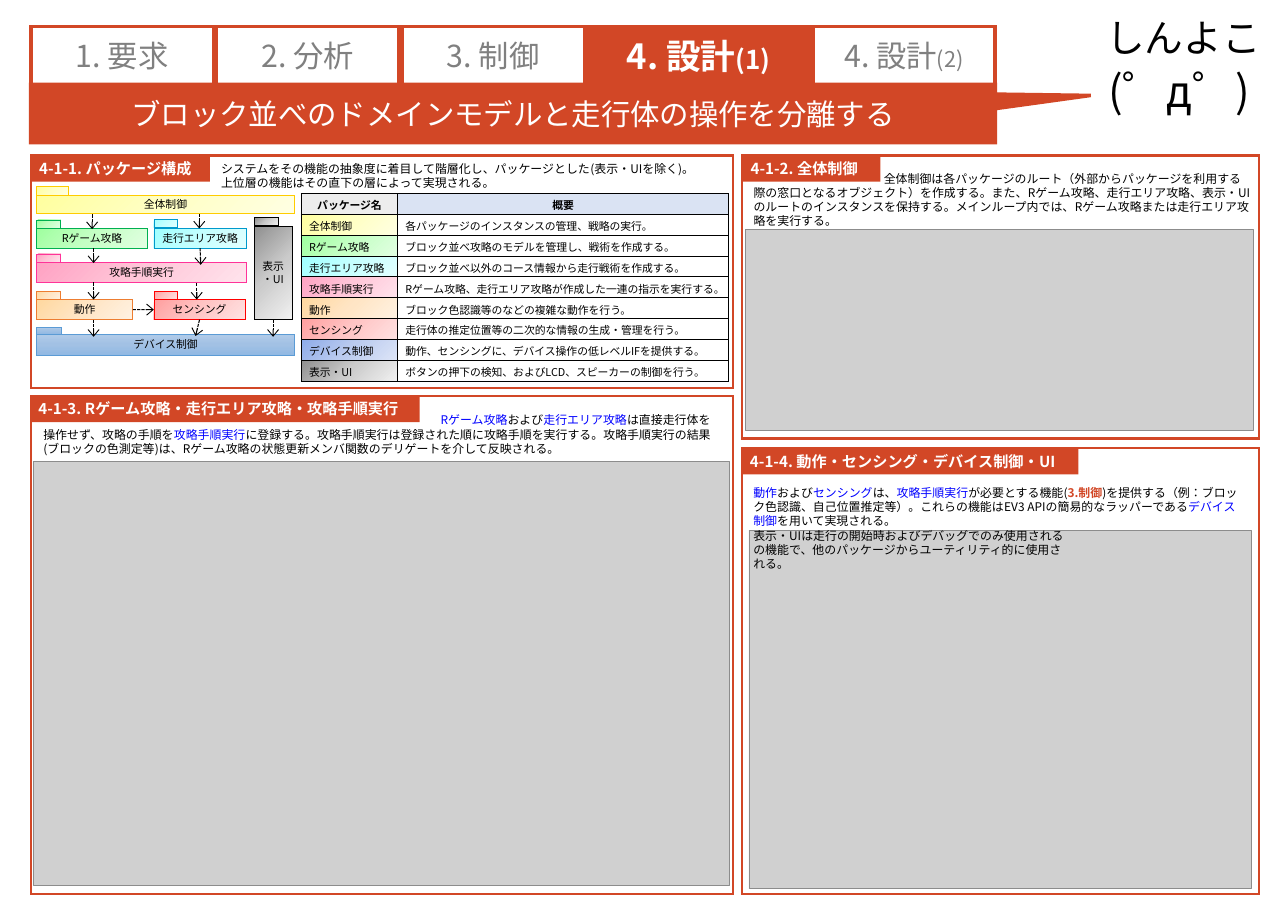
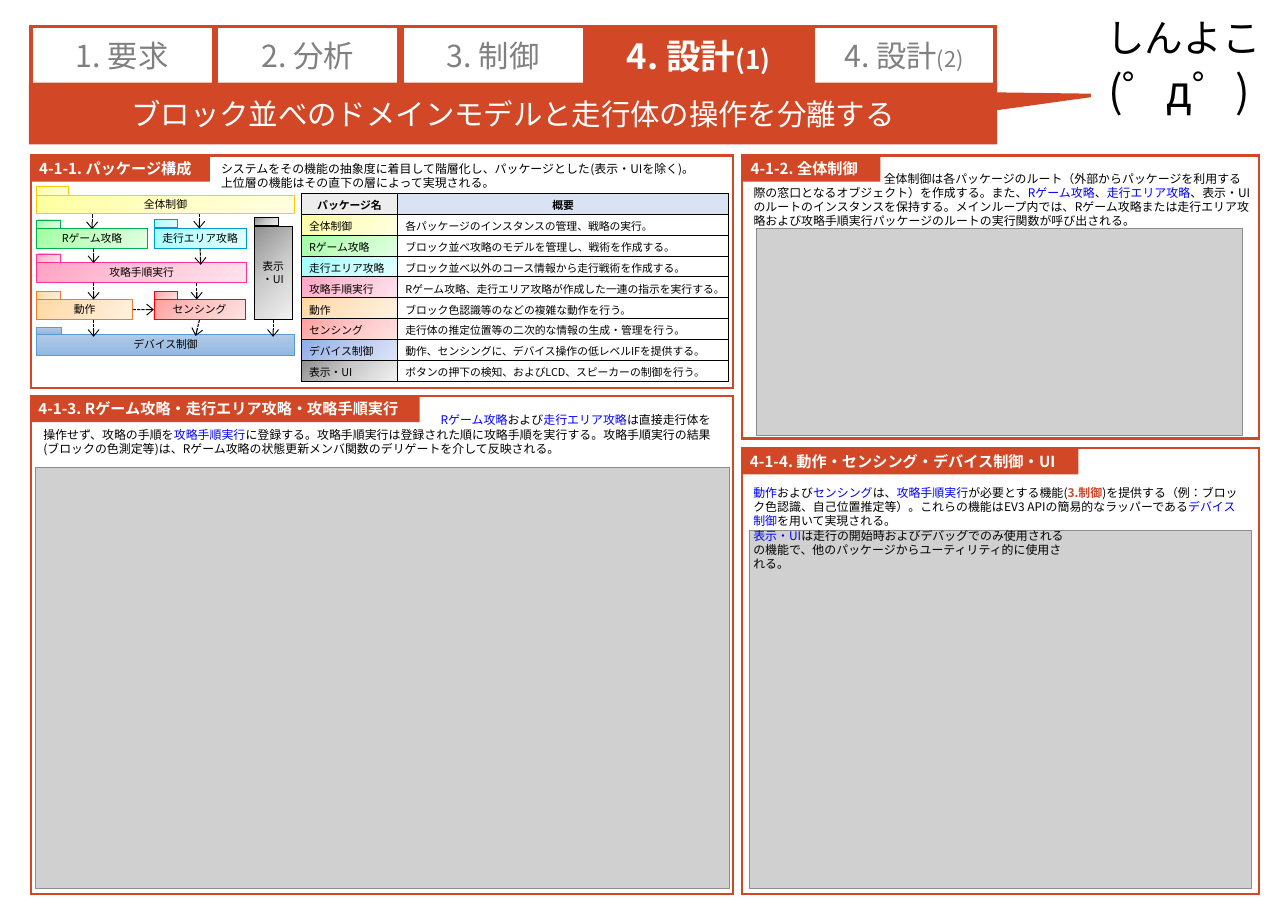
Before and after one commit to RITS-ETrobo/Yokohama, a slide deck: slide 1 of design/2016/models/4_design_model.pptx. Drawn at 1288x911 pixels with LibreOffice and Linux fonts; fonts in the diff are those of the drawing; grey boxes stand for pictures. Boxes give left, top, right and bottom in pixels: in the first picture for what was removed or moved away, otherwise in the second. Text is boxed around its words. In the diff, an @@ line names an element or a change of style, - is before the commit and + after.

```diff
--- a/design/2016/models/4_design_model.pptx
+++ b/design/2016/models/4_design_model.pptx
@@ text at [754, 173, 1251, 229]: text changed @@
-全体制御は各パッケージのルート（外部からパッケージを利用する際の窓口となるオブジェクト）を作成する。また、Rゲーム攻略、走行エリア攻略、表示・UIのルートのインスタンスを保持する。メインループ内では、Rゲーム攻略または走行エリア攻略を実行する。
+全体制御は各パッケージのルート（外部からパッケージを利用する際の窓口となるオブジェクト）を作成する。また、Rゲーム攻略、走行エリア攻略、表示・UIのルートのインスタンスを保持する。メインループ内では、Rゲーム攻略または走行エリア攻略および攻略手順実行パッケージのルートの実行関数が呼び出される。
@@ picture: place and size @@
-picture at [746, 229, 1253, 430]
+picture at [757, 228, 1243, 436]
@@ picture: place and size @@
-picture at [34, 461, 730, 886]
+picture at [35, 468, 730, 888]
@@ text at [753, 527, 1063, 541]: text colour #000000 to #0000FF in "表示・UIは走行の開始時およびデバッグでのみ使用される" @@
```
Also in this commit, not shown: 1 other slide changed, 1 other file.
